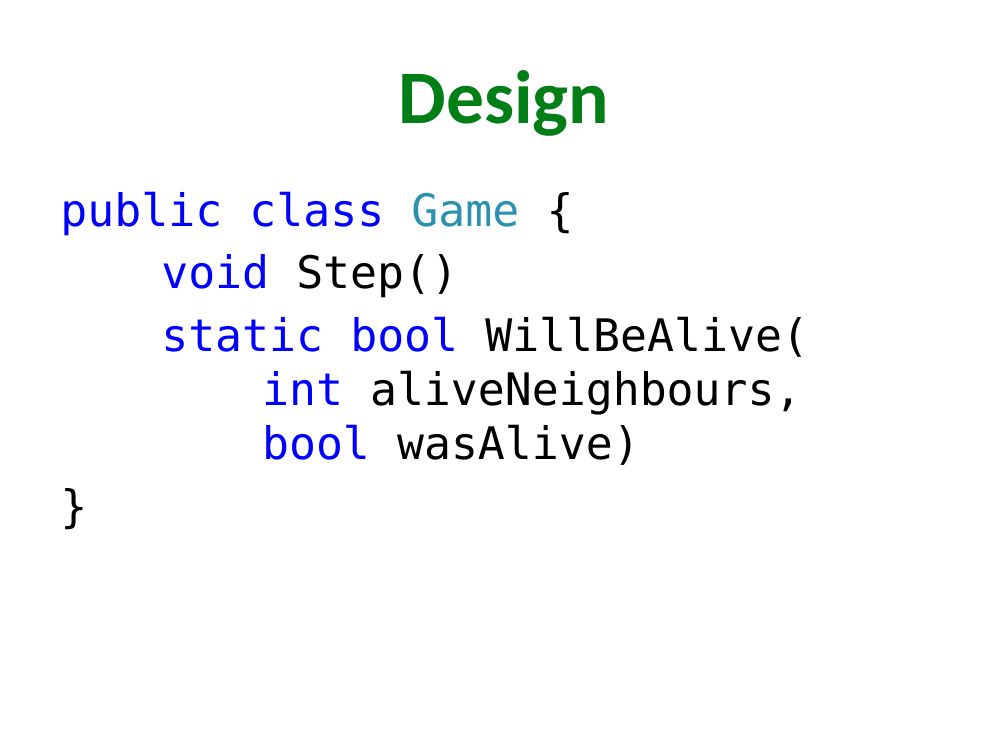
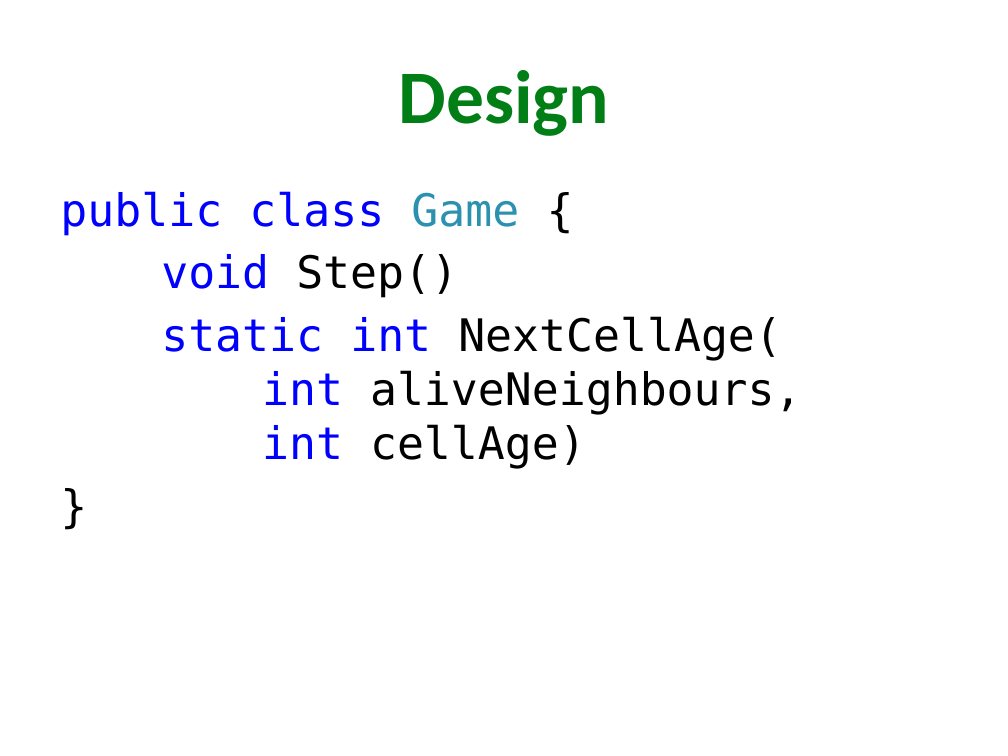
Before and after one commit to xoposhiy/testing-course, a slide deck: slide 5 of day2.pptx (slide 6 before the commit). Drawn at 1008x756 pixels with LibreOffice and Linux fonts; fonts in the diff are those of the drawing. Boxes give left, top, right and bottom in pixels: in the first picture for what was removed or moved away, otherwise in the second. Text is boxed around its words. In the diff, an @@ line names an element or a change of style, - is before the commit and + after.

Commit message:
fixes

```diff
--- a/day2.pptx
+++ b/day2.pptx
@@ text at [161, 316, 802, 469]: text changed @@
-static bool WillBeAlive(
-int aliveNeighbours,
-bool wasAlive)
+static int NextCellAge(
+int aliveNeighbours,
+int cellAge)
```
Also in this commit, not shown: 1 slide removed.
